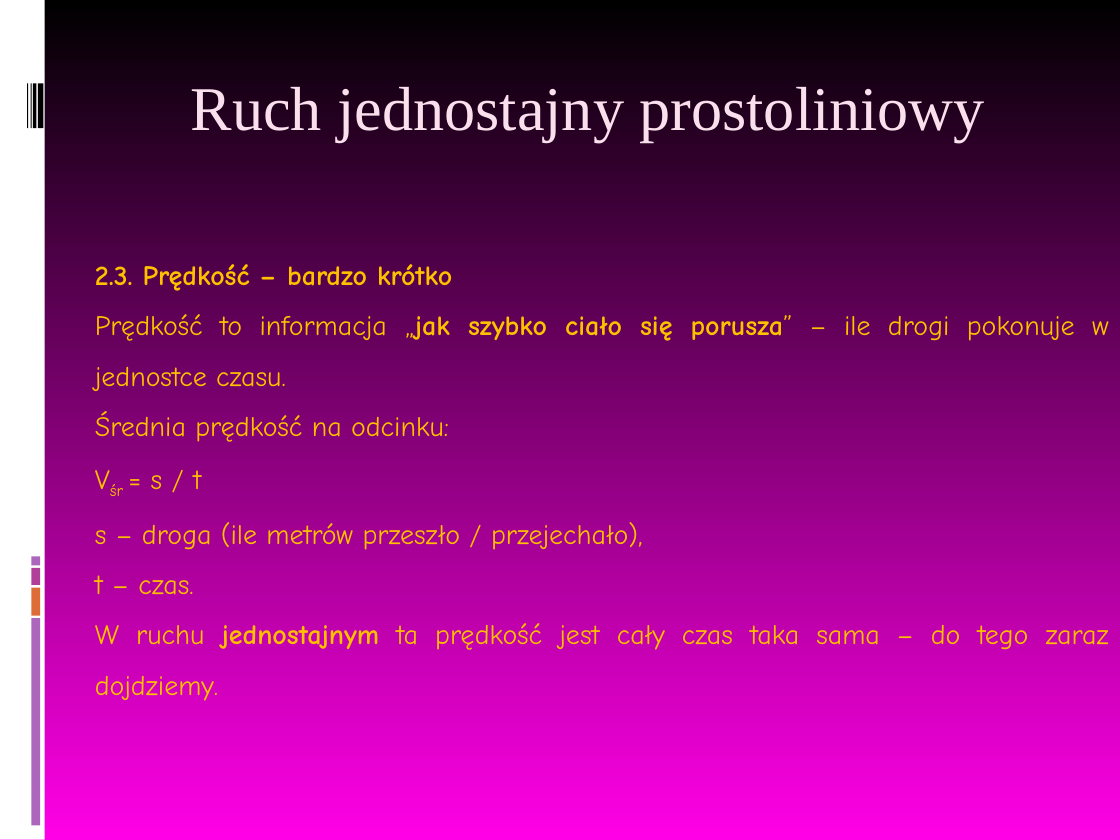
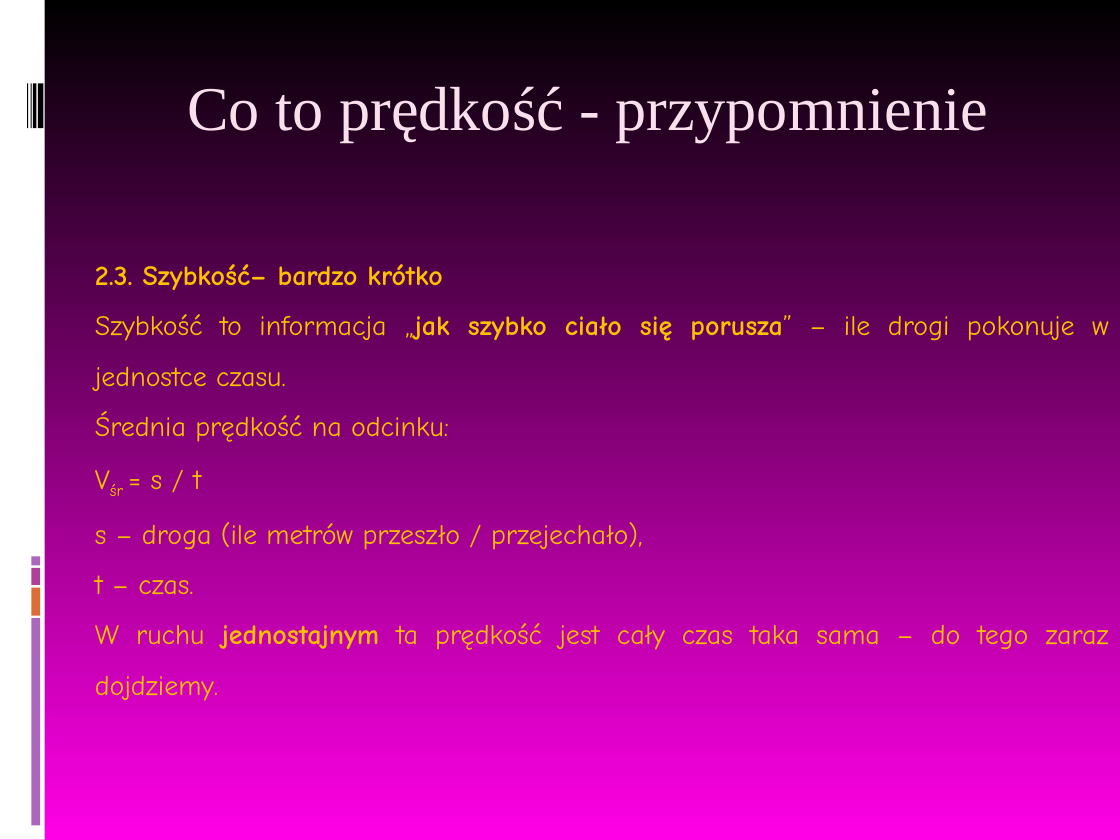
Before and after one commit to MichalMus/Fizyka-w-szkole, a slide deck: slide 2 of 4.Kinematyka/2.Ruch jednostajny prostoliniowy.ppt. Drawn at 1120x840 pixels with LibreOffice and Linux fonts; fonts in the diff are those of the drawing. Boxes give left, top, right and bottom in pixels: in the first picture for what was removed or moved away, otherwise in the second. Text is boxed around its words. In the diff, an @@ line names an element or a change of style, - is before the commit and + after.

Commit message:
poprawione ruch i magnetyzm

```diff
--- a/4.Kinematyka/2.Ruch jednostajny prostoliniowy.ppt
+++ b/4.Kinematyka/2.Ruch jednostajny prostoliniowy.ppt
@@ title at (187,86,988,142): text changed @@
-Ruch jednostajny prostoliniowy
+Co to prędkość - przypomnienie
@@ text at (95,264,1109,391): text changed @@
-2.3. Prędkość – bardzo krótko
-Prędkość to informacja „jak szybko ciało się porusza” – ile drogi pokonuje w jednostce czasu.
+2.3. Szybkość– bardzo krótko
+Szybkość to informacja „jak szybko ciało się porusza” – ile drogi pokonuje w jednostce czasu.
```
Also in this commit, not shown: 2 other slides changed, 16 slides added, 3 slides removed, 2 other files.
